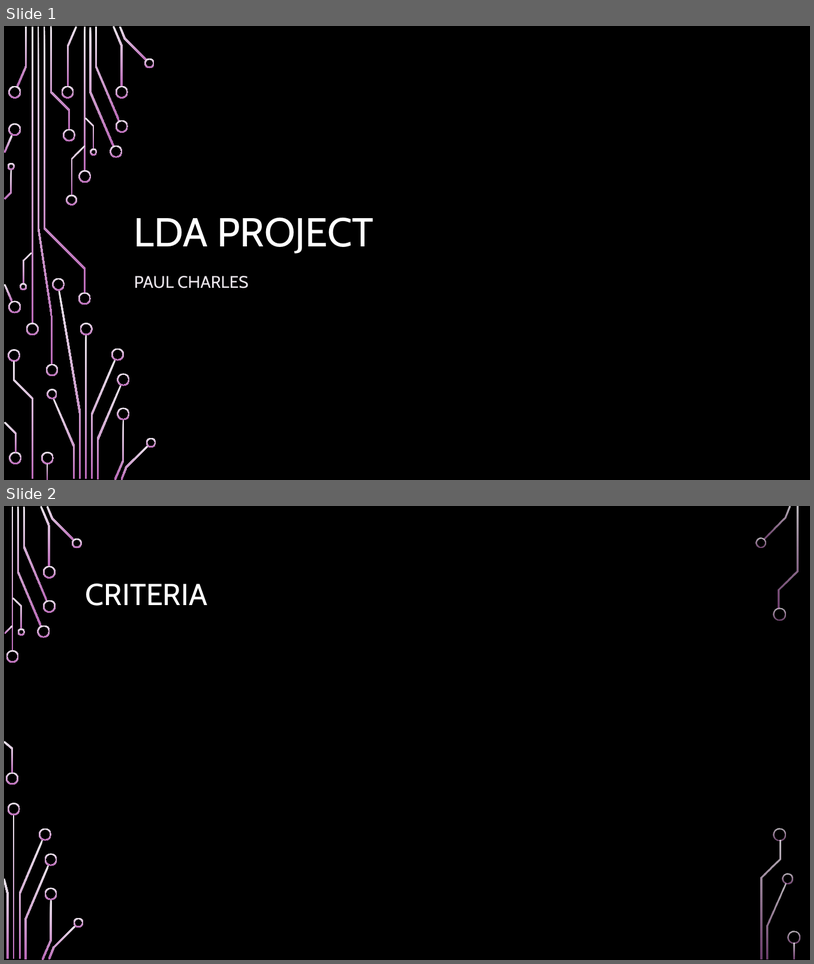
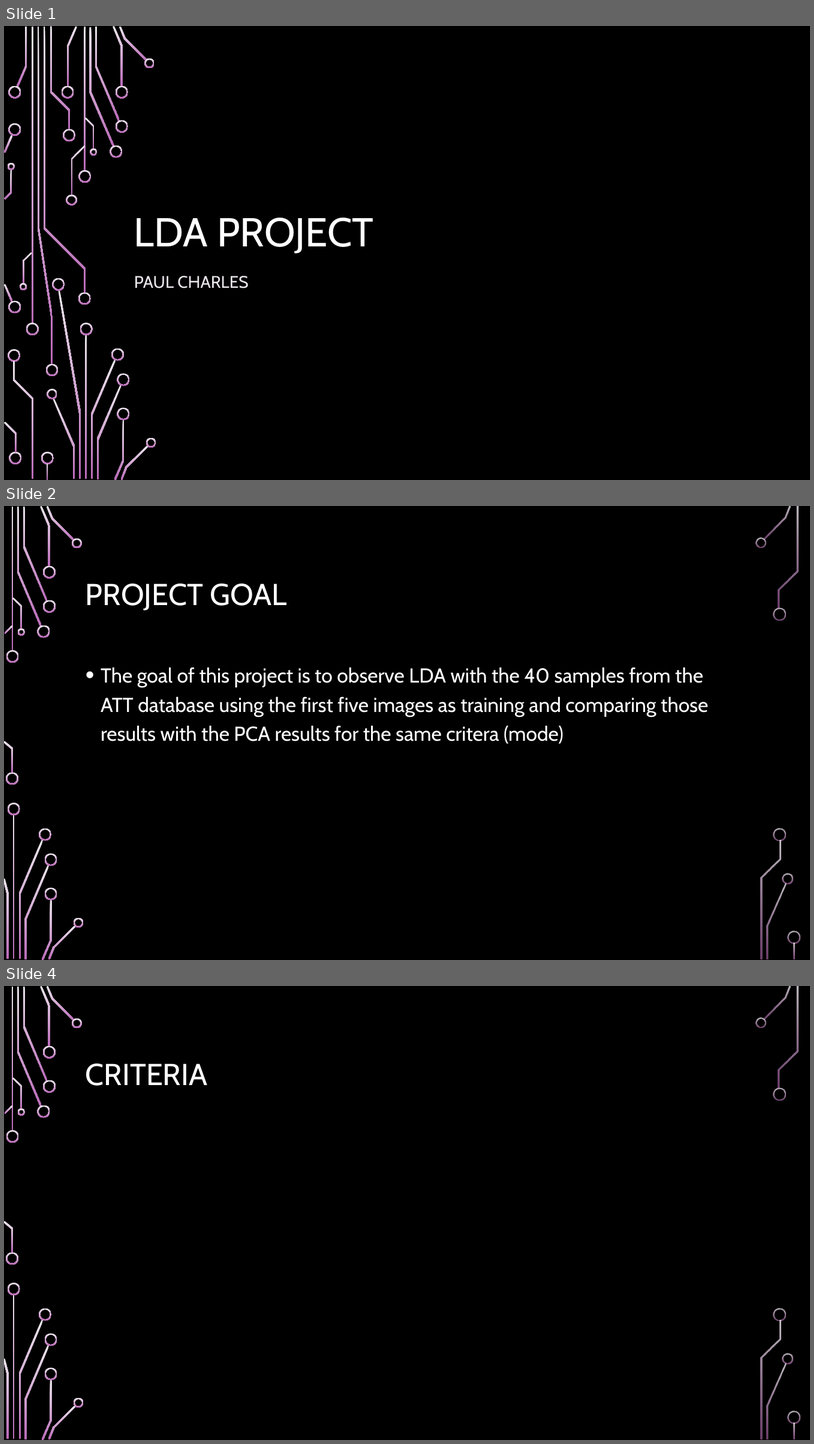
Before and after one commit to santosh500/SupervisedLearning, a slide deck: LDA_Project3/ResultsPresentation.pptx. Shown one above the other, each under a label of ours: slides 1 and 2 before the commit, slides 1, 2 and 4 after it; the slides between them are not shown. The pictures are 814x964 and 814x1444 pixels, drawn with LibreOffice and Linux fonts; fonts in the diff are those of the drawing; grey boxes stand for pictures; background and template pictures are left out. Boxes give left, top, right and bottom in pixels: in the first picture for what was removed or moved away, otherwise in the second. Text is boxed around its words. In the diff, an @@ line names an element or a change of style, - is before the commit and + after.

```diff
--- a/LDA_Project3/ResultsPresentation.pptx
+++ b/LDA_Project3/ResultsPresentation.pptx
@@ slide 2 added at (4, 506, 810, 960), background picture (left out); not listed: 36 template elements that a slide beside it also shows @@
@@ title added at (86, 583, 287, 610), 36 pt, text #FFFFFF @@
+PROJECT GOAL
@@ text added at (101, 667, 708, 744), 24 pt, text #FFFFFF @@
+• The goal of this project is to observe LDA with the 40 samples from the ATT database using the first five images as training and comparing those results with the PCA results for the same critera (mode)
@@ what was slide 2 is now slide 4 @@
```
Also in this commit, not shown: 3 slides changed, 1 other slide added, 2 slides removed, 1 other file.
